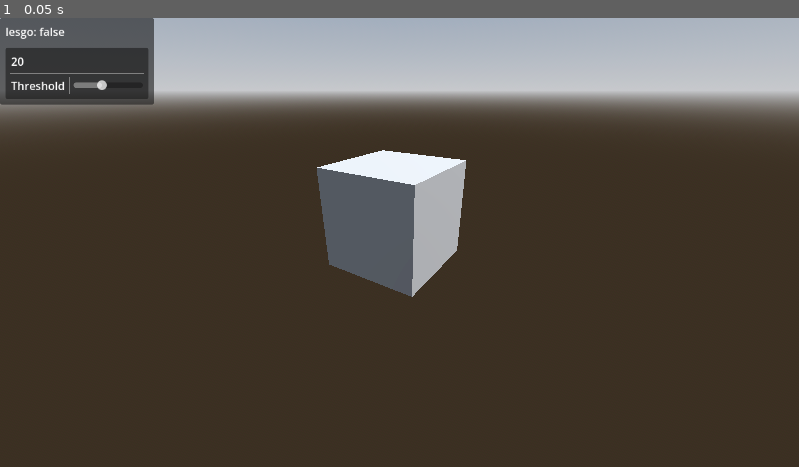
Above: before the commit, frame 1.
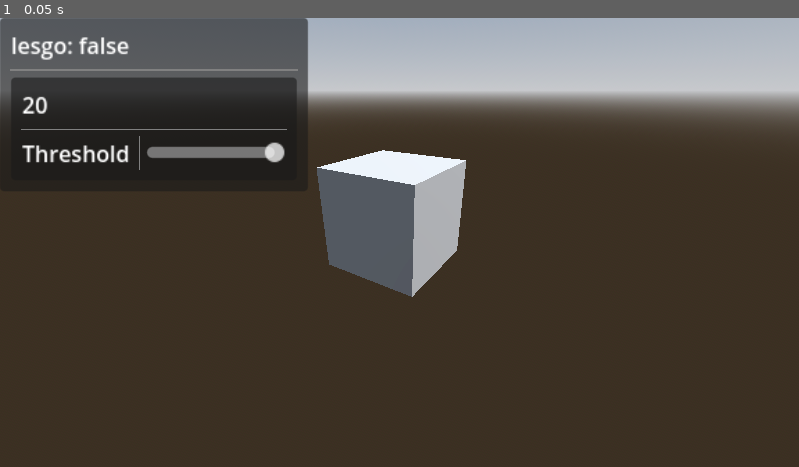
Above: after the commit, the same moment.

Repository: VojtaStruhar/godot-gdgui
Game: Godot game, scene res://test_world.tscn
Same seed, same stepped clock (60 frames per second), same inputs: the game is played once before the commit and once after it. The project has no main scene, so this scene is started directly.
Inputs:
- Up to frame 1 (0.05 s): no input

The runs differ from the first frame. In frame 1, 12% of the frame differs, in the area x 0-39%, y 0-37%.

Commit message:
Added step parameter to slider

Diff:
--- a/GDGui/gdgui.gd
+++ b/GDGui/gdgui.gd
@@ -71,13 +71,16 @@
 	return __checkbox_toggles[id] if id in __checkbox_toggles else default_value
 
 
-func slider(value: float, max_value: float = 100, min_value: float = 0) -> float:
+func slider(value: float, min_value: float = 0, max_value: float = 100, step: float = 0) -> float:
 	var current = _get_current_element()
 	var id = str(_call_count_stack)
+	var step_value = ((max_value - min_value) / 100.0) if step == 0 else step
+
 	if current is HSlider:
 		current.set_value_no_signal(value)
 		current.max_value = max_value
 		current.min_value = min_value
+		current.step = step_value
 	else:
 		if current != null:
 			_remove_current_element()
@@ -86,6 +89,7 @@
 		slider.set_value_no_signal(value)
 		slider.max_value = max_value
 		slider.min_value = min_value
+		slider.step = step_value
 
 		slider.size_flags_horizontal = Control.SIZE_EXPAND_FILL
 		slider.size_flags_vertical = Control.SIZE_SHRINK_CENTER
--- a/test_world.gd
+++ b/test_world.gd
@@ -3,7 +3,9 @@
 @onready var gdgui: GDGui = %GDGui
 
 var lesgo = false
-var numeric = 20
+var numeric: float = 20
+
+var options = ["Pizza", "Hamburger", "French Fries"]
 
 func gui():
 	gdgui.label("lesgo: " + str(lesgo))
@@ -20,7 +22,7 @@
 
 	gdgui.separator()
 
-	numeric = gdgui.slider(numeric, 50, 0)
+	numeric = gdgui.slider(numeric, 0, 1)
 	gdgui.end_horizontal()
 
 	gdgui.end_panel()
--- a/test_world.tscn
+++ b/test_world.tscn
@@ -41,5 +41,6 @@
 unique_name_in_owner = true
 custom_minimum_size = Vector2(200, 2.08165e-12)
 offset_bottom = 40.0
+scale = Vector2(2, 2)
 theme = ExtResource("2_4st0a")
 script = ExtResource("1_nkrm8")
